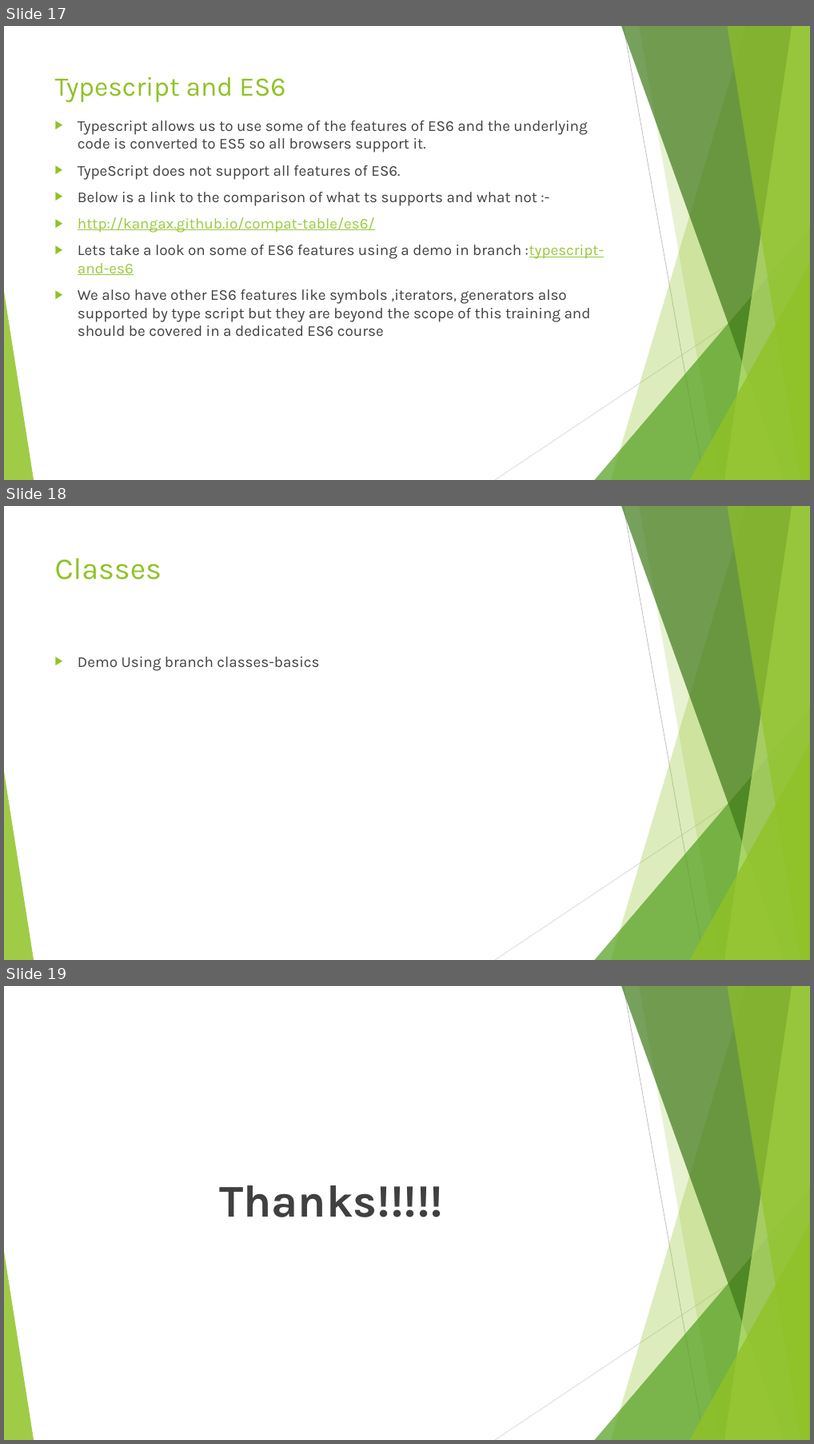
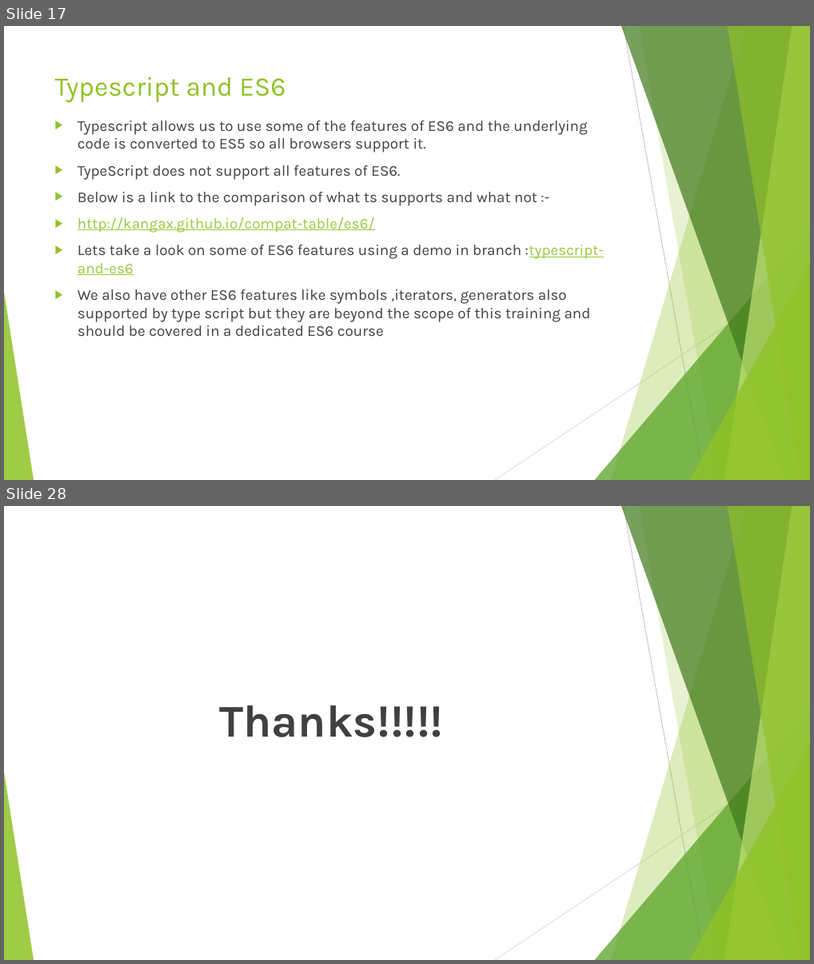
Before and after one commit to rudhrainfogain/typescript-complete-course, a slide deck: Type Script v5.0.pptx. Shown one above the other, each under a label of ours: slides 17, 18 and 19 before the commit, slides 17 and 28 after it; the slides between them are not shown. The pictures are 814x1444 and 814x964 pixels, drawn with LibreOffice and Linux fonts; fonts in the diff are those of the drawing. Boxes give left, top, right and bottom in pixels: in the first picture for what was removed or moved away, otherwise in the second. Text is boxed around its words. In the diff, an @@ line names an element or a change of style, - is before the commit and + after.

Commit message:
added TS classes example

```diff
--- a/Type Script v5.0.pptx
+++ b/Type Script v5.0.pptx
@@ slide 18 removed at bbox=[4, 506, 810, 960], background #FFFFFF; not listed: 10 template elements that a slide beside it also shows @@
@@ title removed at bbox=[55, 558, 162, 580] @@
-Classes
@@ text removed at bbox=[78, 656, 319, 671] @@
-▶ Demo Using branch classes-basics
@@ what was slide 19 is now slide 28 @@
```
Also in this commit, not shown: 10 slides added, 10 other files.
